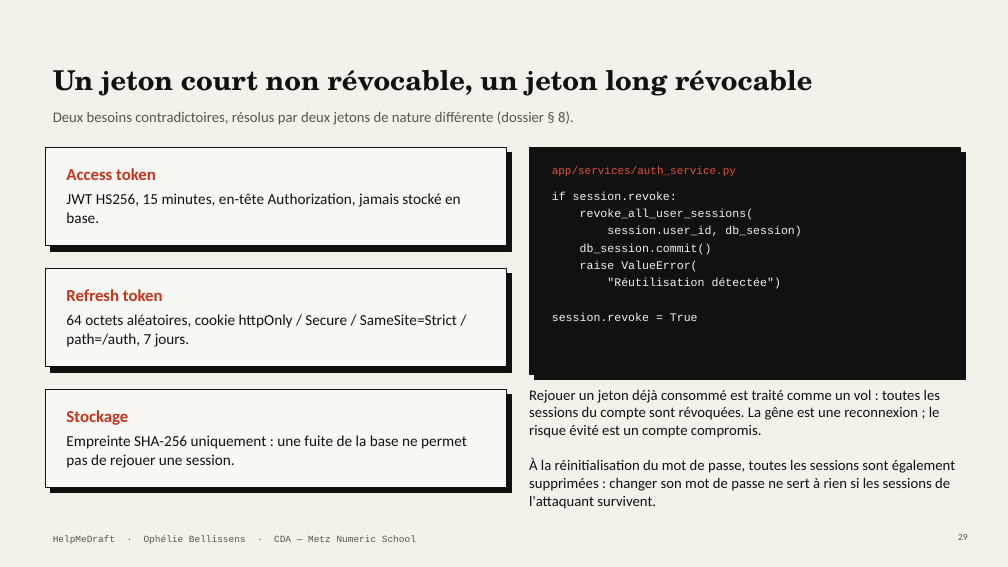
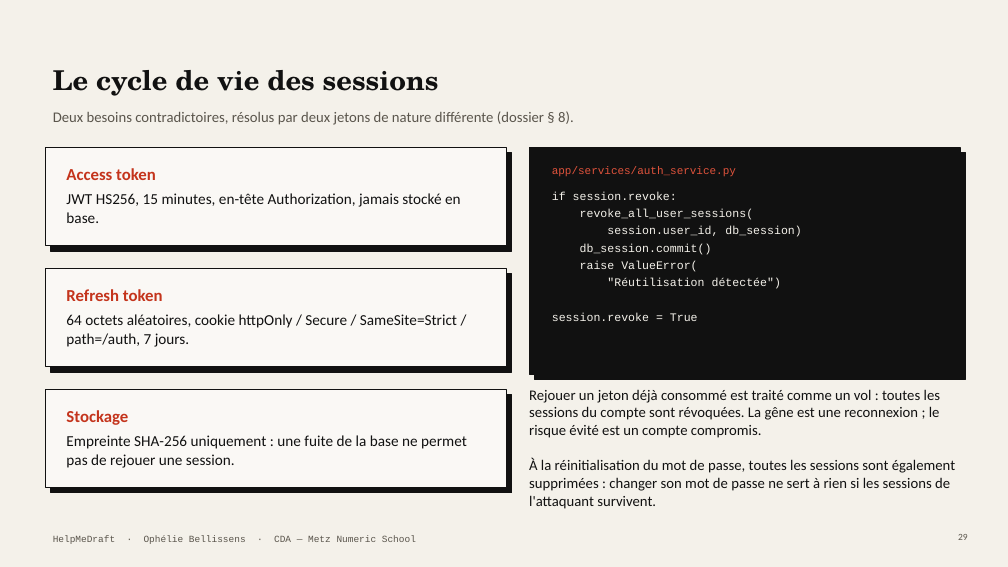
Before and after one commit to Equinoxya/HelpMeDraft---projet-fil-rouge, a slide deck: slide 29 of docs/Soutenance-HelpMeDraft.pptx. Drawn at 1008x567 pixels with LibreOffice and Linux fonts; fonts in the diff are those of the drawing. Boxes give left, top, right and bottom in pixels: in the first picture for what was removed or moved away, otherwise in the second. Text is boxed around its words. In the diff, an @@ line names an element or a change of style, - is before the commit and + after.

```diff
--- a/docs/Soutenance-HelpMeDraft.pptx
+++ b/docs/Soutenance-HelpMeDraft.pptx
@@ title at box(53, 70, 439, 96): text changed @@
-Un jeton court non révocable, un jeton long révocable
+Le cycle de vie des sessions
```
Also in this commit, not shown: 19 other slides changed, 3 other files.
